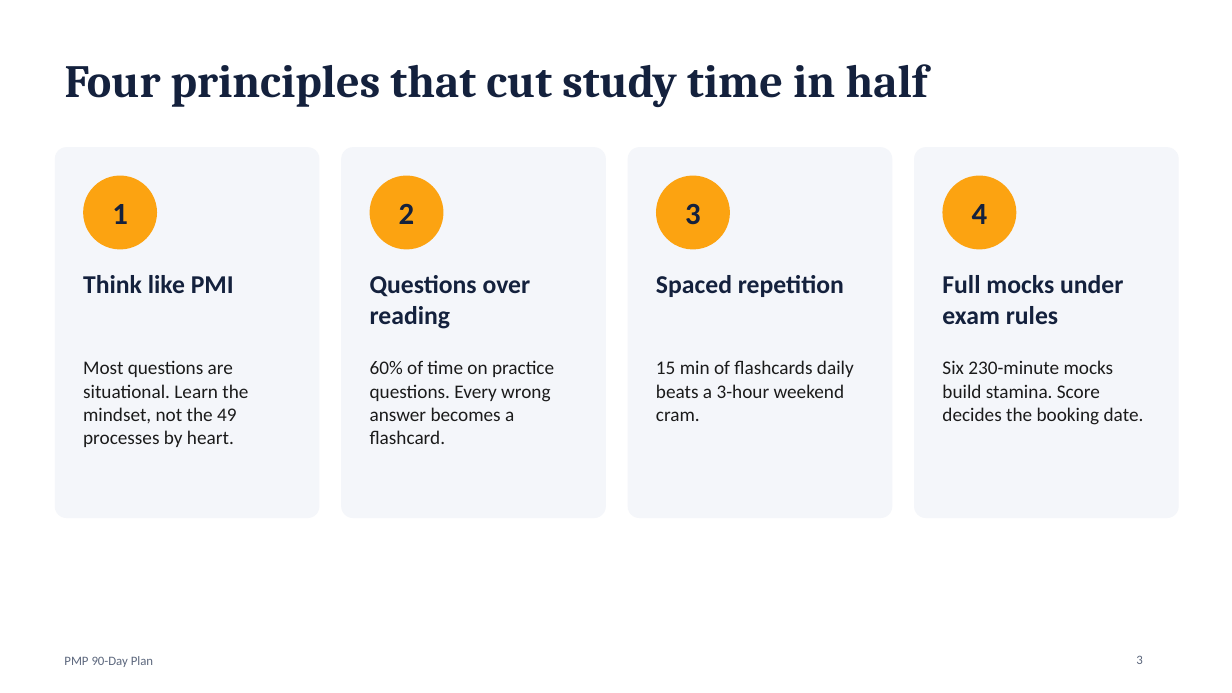
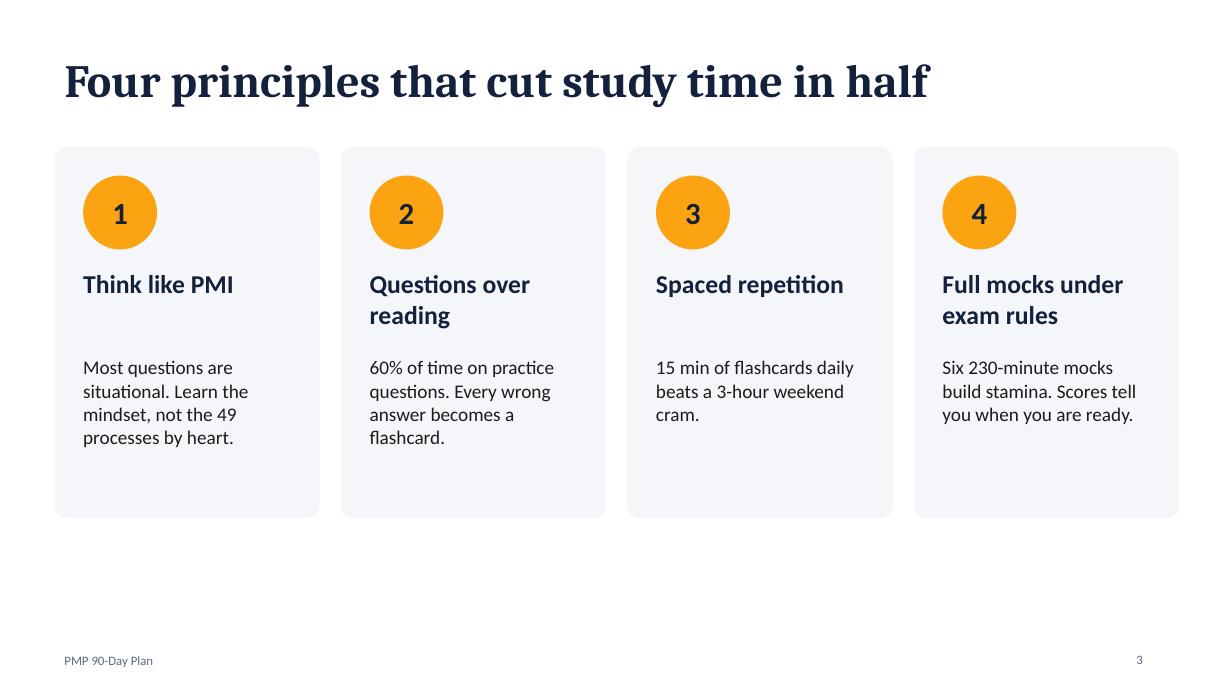
Before and after one commit to pushkar251019/Github, a slide deck: slide 3 of PMP_90_Day_Study_Plan.pptx. Drawn at 1232x693 pixels with LibreOffice and Linux fonts; fonts in the diff are those of the drawing. Boxes give left, top, right and bottom in pixels: in the first picture for what was removed or moved away, otherwise in the second. Text is boxed around its words. In the diff, an @@ line names an element or a change of style, - is before the commit and + after.

```diff
--- a/PMP_90_Day_Study_Plan.pptx
+++ b/PMP_90_Day_Study_Plan.pptx
@@ text at (942, 360, 1137, 424): text changed @@
-Six 230-minute mocks build stamina. Score decides the booking date.
+Six 230-minute mocks build stamina. Scores tell you when you are ready.
```
Also in this commit, not shown: 8 other slides changed.
